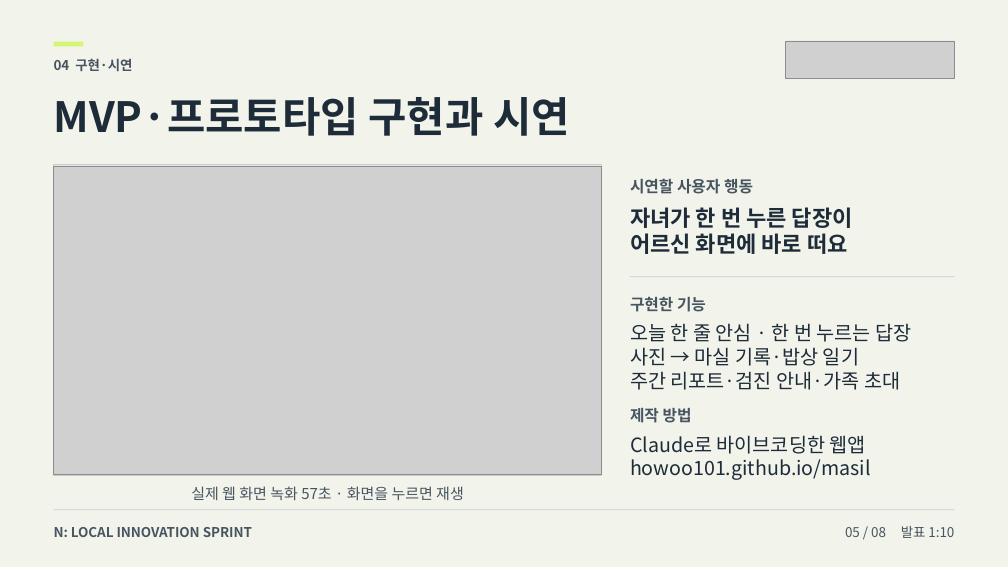
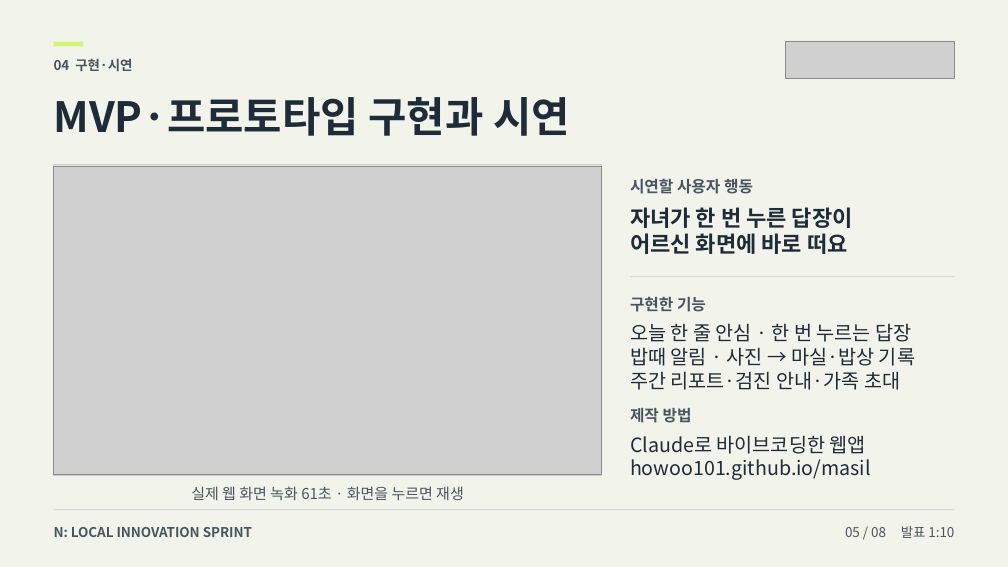
Before and after one commit to howoo101/masil, a slide deck: slide 5 of files/pitch-deck.pptx. Drawn at 1008x567 pixels with LibreOffice and Linux fonts; fonts in the diff are those of the drawing; grey boxes stand for pictures. Boxes give left, top, right and bottom in pixels: in the first picture for what was removed or moved away, otherwise in the second. Text is boxed around its words. In the diff, an @@ line names an element or a change of style, - is before the commit and + after.

```diff
--- a/files/pitch-deck.pptx
+++ b/files/pitch-deck.pptx
@@ text at <box>630,347,915,366</box>: text changed @@
-사진 → 마실 기록·밥상 일기
+밥때 알림 · 사진 → 마실·밥상 기록
@@ text at <box>191,486,464,500</box>: text changed @@
-실제 웹 화면 녹화 57초 · 화면을 누르면 재생
+실제 웹 화면 녹화 61초 · 화면을 누르면 재생
```
Also in this commit, not shown: 2 other slides changed, 3 other files.
